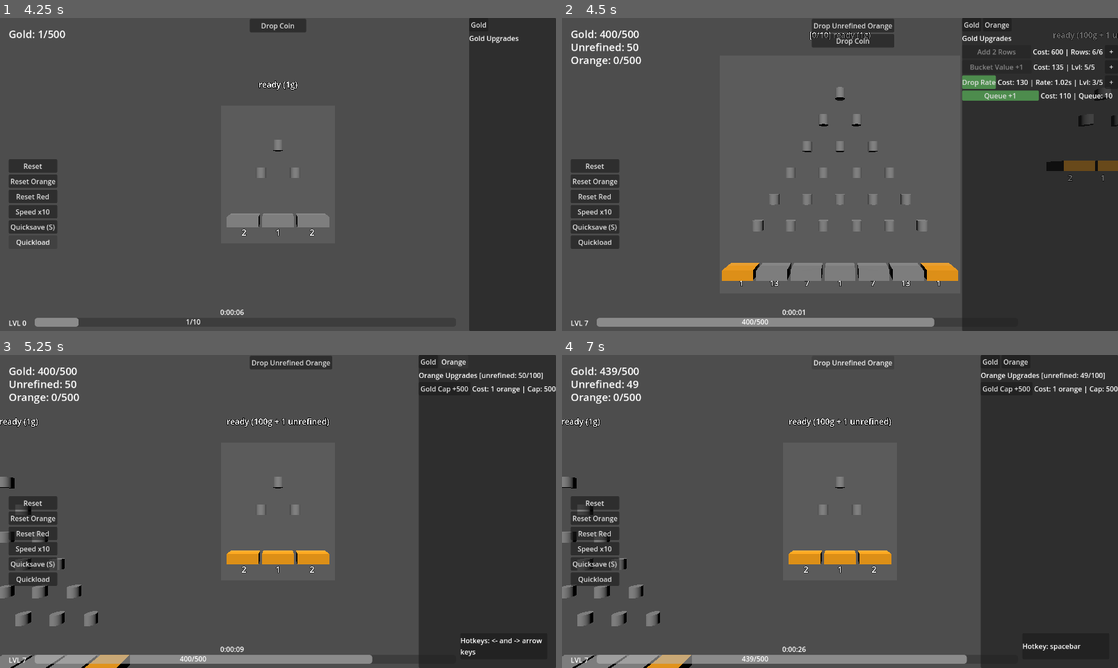
Above: before the commit, frames 1-4 (two rows, left to right).
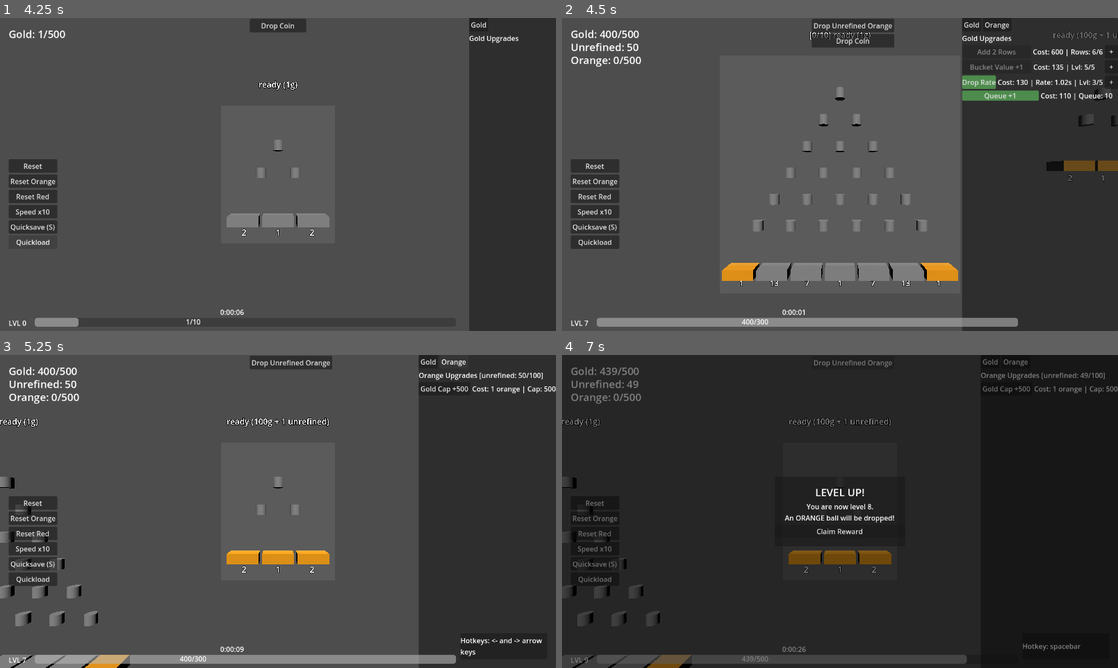
Above: after the commit, the same moments.

Repository: kjbrown-sandbox/pleenko
Game: Godot game, scene res://scenes/main.tscn
The game is run twice, just before and just after one commit, with the same random seed, the same clock (stepped at 60 frames per second) and the same inputs.
Inputs (mouse positions are in pixels of both pictures, inside the frame that each line leads up to):
- Up to frame 1 (4.25 s): tap Enter at 0.5 s; move the mouse to (400, 158) at 0.52 s; hold Right 0.53-1.25 s; hold Space (drop_coin) 0.53-1.25 s; click (400, 158) at 0.67 s; click "Gold" at 1.25 s; click "Speed x10" at 2 s; click "Drop Coin" at 2.75 s; click "Reset" at 3.5 s
- Up to frame 2 (4.5 s): click "Reset Orange" at 4.25 s
- Up to frame 3 (5.25 s): click "Orange" at 5 s
- Up to frame 4 (7 s): click "Gold Cap +500" at 5.75 s; click "Drop Unrefined Orange" at 6.5 s

Frame 1 is identical in both runs. In frame 2, 0.4% of the frame differs, in the area x 35-82%, y 95-99%; in frame 3, 0.4%; in frame 4, 74%, in the area x 0-100%, y 0-100%.

Commit message:
Add orange and unrefined caps with upgrade options; enhance coin drop feedback

Diff:
--- a/scripts/main.gd
+++ b/scripts/main.gd
@@ -19,7 +19,7 @@
 
 # --- Leveling ---
 var player_level: int = 0
-const LEVEL_THRESHOLDS: Array[int] = [10, 15, 50, 100, 200, 300, 400, 500, 600, 700, 800, 900, 1000, 1250, 1500, 1750, 2000, 2500, 3000, 3500, 4000, 5000, 10000]
+const LEVEL_THRESHOLDS: Array[int] = [10, 15, 35, 55, 100, 150, 200, 300, 400, 500, 600, 700, 800, 900, 1000, 1250, 1500, 1750, 2000, 2500, 3000, 3500, 4000, 5000, 10000]
 
 # --- Row upgrade costs (delta formula: cost += delta, delta += 20) ---
 var regular_upgrade_cost: int = 6
@@ -78,11 +78,13 @@
 var orange_rate_cap_cost: int = 1
 
 # --- Currency caps ---
-var unrefined_orange_max: int = 100
+var unrefined_orange_max: int = 50
 var unrefined_red: int = 0
 var unrefined_red_max: int = 100
 var orange_coin_max: int = 500
+var orange_coin_max_up_cost: int = 1
 var red_coin_max: int = 500
+var unrefined_orange_max_up_cost: int = 1
 
 # --- Row caps (orange/red boards) ---
 var orange_row_cap: int = 8
@@ -932,6 +934,8 @@
 				ui.update_cap_state("orange_value_cap", "available" if red_coin_total >= orange_value_cap_cost else "too_expensive")
 				ui.update_cap_state("orange_rate_cap", "available" if red_coin_total >= orange_rate_cap_cost else "too_expensive")
 		PlinkoBoard.BoardType.RED:
+			_update_state("orange_coin_max_up", false, red_coin_total >= orange_coin_max_up_cost)
+			_update_state("unrefined_orange_max_up", false, red_coin_total >= unrefined_orange_max_up_cost)
 			var red_rows := red_board.num_rows if red_board else 0
 			_update_state("red_add_row", red_rows >= red_row_cap, red_coin_total >= red_upgrade_cost)
 			_update_state("red_bucket_value", red_bucket_value_level >= red_bucket_value_cap, red_coin_total >= red_bucket_value_cost)
@@ -970,8 +974,8 @@
 			entry["cap_state"] = "available" if orange_coin_total >= row_cap_cost else "too_expensive"
 		upgrades.append(entry)
 
-	# Bucket Value +1 (level 2)
-	if player_level >= 2:
+	# Bucket Value +1 (level 4)
+	if player_level >= 4:
 		var bv_state := "available"
 		if bucket_value_level >= bucket_value_cap:
 			bv_state = "maxed"
@@ -989,8 +993,8 @@
 			entry["cap_state"] = "available" if orange_coin_total >= value_cap_cost else "too_expensive"
 		upgrades.append(entry)
 
-	# Drop Rate (level 3)
-	if player_level >= 3:
+	# Drop Rate (level 2)
+	if player_level >= 2:
 		var dr_state := "available"
 		if drop_rate_level >= drop_rate_cap:
 			dr_state = "maxed"
@@ -1008,8 +1012,8 @@
 			entry["cap_state"] = "available" if orange_coin_total >= rate_cap_cost else "too_expensive"
 		upgrades.append(entry)
 
-	# Queue +1 (level 5)
-	if player_level >= 5:
+	# Queue +1 (level 7)
+	if player_level >= 7:
 		var q_state := "available" if coin_total >= gold_queue_up_cost else "too_expensive"
 		upgrades.append({
 			"action": "gold_queue_up",
@@ -1031,8 +1035,8 @@
 		"state": "available" if orange_coin_total >= coin_max_up_cost else "too_expensive",
 	})
 
-	# Add 2 Rows (level 8)
-	if player_level >= 8:
+	# Add 2 Rows (level 10)
+	if player_level >= 10:
 		var row_state := "available"
 		if orange_board and orange_board.num_rows >= orange_row_cap:
 			row_state = "maxed"
@@ -1051,8 +1055,8 @@
 			entry["cap_state"] = "available" if red_coin_total >= orange_row_cap_cost else "too_expensive"
 		upgrades.append(entry)
 
-	# Bucket Value +1 (level 9)
-	if player_level >= 9:
+	# Bucket Value +1 (level 12)
+	if player_level >= 12:
 		var bv_state := "available"
 		if orange_bucket_value_level >= orange_bucket_value_cap:
 			bv_state = "maxed"
@@ -1070,8 +1074,8 @@
 			entry["cap_state"] = "available" if red_coin_total >= orange_value_cap_cost else "too_expensive"
 		upgrades.append(entry)
 
-	# Drop Rate (level 10)
-	if player_level >= 10:
+	# Drop Rate (level 11)
+	if player_level >= 11:
 		var dr_state := "available"
 		if orange_drop_rate_level >= orange_drop_rate_cap:
 			dr_state = "maxed"
@@ -1089,8 +1093,8 @@
 			entry["cap_state"] = "available" if red_coin_total >= orange_rate_cap_cost else "too_expensive"
 		upgrades.append(entry)
 
-	# Queue +1 (level 12)
-	if player_level >= 12:
+	# Queue +1 (level 14)
+	if player_level >= 14:
 		var q_state := "available" if orange_coin_total >= orange_queue_up_cost else "too_expensive"
 		upgrades.append({
 			"action": "orange_queue_up",
@@ -1099,8 +1103,8 @@
 			"state": q_state,
 		})
 
-	# Autodropper (level 13)
-	if player_level >= 13:
+	# Autodropper (level 15)
+	if player_level >= 15:
 		var ad_state := "available"
 		if autodropper_level >= autodropper_cap:
 			ad_state = "maxed"
@@ -1120,6 +1124,22 @@
 func _red_upgrades() -> Array[Dictionary]:
 	var upgrades: Array[Dictionary] = []
 
+	# Orange Cap +500 (always available)
+	upgrades.append({
+		"action": "orange_coin_max_up",
+		"label": "Orange Cap +500",
+		"cost_text": "Cost: " + str(orange_coin_max_up_cost) + " red | Cap: " + str(orange_coin_max),
+		"state": "available" if red_coin_total >= orange_coin_max_up_cost else "too_expensive",
+	})
+
+	# Unrefined Cap +50 (always available)
+	upgrades.append({
+		"action": "unrefined_orange_max_up",
+		"label": "Unrefined Cap +50",
+		"cost_text": "Cost: " + str(unrefined_orange_max_up_cost) + " red | Cap: " + str(unrefined_orange_max),
+		"state": "available" if red_coin_total >= unrefined_orange_max_up_cost else "too_expensive",
+	})
+
 	# Add Row (always available)
 	var row_state := "available"
 	if red_board and red_board.num_rows >= red_row_cap:
@@ -1133,8 +1153,8 @@
 		"state": row_state,
 	})
 
-	# Bucket Value +1 (level 16)
-	if player_level >= 16:
+	# Bucket Value +1 (level 19)
+	if player_level >= 19:
 		var bv_state := "available"
 		if red_bucket_value_level >= red_bucket_value_cap:
 			bv_state = "maxed"
@@ -1147,8 +1167,8 @@
 			"state": bv_state,
 		})
 
-	# Drop Rate (level 17)
-	if player_level >= 17:
+	# Drop Rate (level 18)
+	if player_level >= 18:
 		var dr_state := "available"
 		if red_drop_rate_level >= red_drop_rate_cap:
 			dr_state = "maxed"
@@ -1161,8 +1181,8 @@
 			"state": dr_state,
 		})
 
-	# Queue +1 (level 18)
-	if player_level >= 18:
+	# Queue +1 (level 20)
+	if player_level >= 20:
 		var q_state := "available" if red_coin_total >= red_queue_up_cost else "too_expensive"
 		upgrades.append({
 			"action": "red_queue_up",
@@ -1218,6 +1238,10 @@
 			_buy_orange_value_cap()
 		"orange_rate_cap":
 			_buy_orange_rate_cap()
+		"orange_coin_max_up":
+			_buy_orange_coin_max_up()
+		"unrefined_orange_max_up":
+			_buy_unrefined_orange_max_up()
 
 	_refresh_upgrade_panel()
 
@@ -1347,6 +1371,32 @@
 	coin_max += 500
 	coin_max_up_cost += 1
 	ui.update_orange_coins(orange_coin_total, orange_coin_max)
+
+
+# === Orange Cap +500 (red currency, red panel) ===
+
+func _buy_orange_coin_max_up() -> void:
+	if red_coin_total < orange_coin_max_up_cost:
+		return
+
+	red_coin_total -= orange_coin_max_up_cost
+	orange_coin_max += 500
+	orange_coin_max_up_cost += 1
+	ui.update_red_coins(red_coin_total, red_coin_max)
+	ui.update_orange_coins(orange_coin_total, orange_coin_max)
+
+
+# === Unrefined Cap +50 (red currency, red panel) ===
+
+func _buy_unrefined_orange_max_up() -> void:
+	if red_coin_total < unrefined_orange_max_up_cost:
+		return
+
+	red_coin_total -= unrefined_orange_max_up_cost
+	unrefined_orange_max += 50
+	unrefined_orange_max_up_cost += 1
+	ui.update_red_coins(red_coin_total, red_coin_max)
+	_refresh_upgrade_header()
 
 
 # === Orange board upgrades ===
@@ -1527,44 +1577,50 @@
 			message = "You have unlocked the shop."
 			action = "shop"
 		2:
-			message = "You have unlocked Bucket Value in the shop."
+			message = "You have unlocked Drop Rate in the shop."
 		3:
-			message = "You have unlocked Drop Rate in the shop."
-		4:
 			message = "An ORANGE ball will be dropped!"
 			action = "orange_ball"
+		4:
+			message = "You have unlocked Bucket Value in the shop."
 		5:
-			message = "You have unlocked Queue in the shop."
+			message = "An ORANGE ball will be dropped!"
+			action = "orange_ball"
 		6:
 			message = "An ORANGE ball will be dropped!"
 			action = "orange_ball"
 		7:
+			message = "You have unlocked Queue in the shop."
+		8:
+			message = "An ORANGE ball will be dropped!"
+			action = "orange_ball"
+		9:
 			message = "You have unlocked Orange Buckets!"
 			action = "orange_buckets"
-		8:
+		10:
 			message = "You have unlocked Add 2 Rows for Orange."
-		9:
+		11:
+			message = "You have unlocked Drop Rate for Orange."
+		12:
 			message = "You have unlocked Bucket Value for Orange."
-		10:
-			message = "You have unlocked Drop Rate for Orange."
-		11:
+		13:
 			message = "A RED coin will be dropped on the Orange board!"
 			action = "red_coin"
-		12:
+		14:
 			message = "You have unlocked Queue for Orange."
-		13:
+		15:
 			message = "You have unlocked Autodropper in the shop."
-		14:
+		16:
 			message = "A RED coin will be dropped on the Orange board!"
 			action = "red_coin"
-		15:
+		17:
 			message = "You have unlocked Red Buckets on the Orange board!"
 			action = "red_buckets"
-		16:
+		18:
+			message = "You have unlocked Drop Rate for Red."
+		19:
 			message = "You have unlocked Bucket Value for Red."
-		17:
-			message = "You have unlocked Drop Rate for Red."
-		18:
+		20:
 			message = "You have unlocked Queue for Red."
 		_:
 			message = "Keep going!"
@@ -1873,6 +1929,11 @@
 		"orange_row_cap_cost": orange_row_cap_cost,
 		"orange_value_cap_cost": orange_value_cap_cost,
 		"orange_rate_cap_cost": orange_rate_cap_cost,
+		# Orange/unrefined caps (red-bought)
+		"orange_coin_max": orange_coin_max,
+		"orange_coin_max_up_cost": orange_coin_max_up_cost,
+		"unrefined_orange_max": unrefined_orange_max,
+		"unrefined_orange_max_up_cost": unrefined_orange_max_up_cost,
 		# Cooldown times
 		"gold_cooldown_time": gold_cooldown_time,
 		"orange_cooldown_time": orange_cooldown_time,
@@ -2001,6 +2062,11 @@
 	orange_row_cap_cost = int(data.get("orange_row_cap_cost", orange_row_cap_cost))
 	orange_value_cap_cost = int(data.get("orange_value_cap_cost", orange_value_cap_cost))
 	orange_rate_cap_cost = int(data.get("orange_rate_cap_cost", orange_rate_cap_cost))
+
+	orange_coin_max = int(data.get("orange_coin_max", orange_coin_max))
+	orange_coin_max_up_cost = int(data.get("orange_coin_max_up_cost", orange_coin_max_up_cost))
+	unrefined_orange_max = int(data.get("unrefined_orange_max", 100))
+	unrefined_orange_max_up_cost = int(data.get("unrefined_orange_max_up_cost", unrefined_orange_max_up_cost))
 
 	orange_bucket_value_cost = int(data.get("orange_bucket_value_cost", orange_bucket_value_cost))
 	orange_bucket_value_delta = int(data.get("orange_bucket_value_delta", orange_bucket_value_delta))
--- a/scripts/plinko_board.gd
+++ b/scripts/plinko_board.gd
@@ -147,7 +147,11 @@
 	# Add coin to the scene tree (parent will be the scene root)
 	get_tree().root.add_child(coin)
 
-	coin.landed.connect(func(_value: int): coin_landed.emit(reward, b_type))
+	coin.landed.connect(func(_value: int):
+		coin_landed.emit(reward, b_type)
+		if value_multiplier > 1:
+			_show_floating_text(col_index, value_multiplier, reward)
+	)
 	coin.animate(waypoints, reward)
 
 	return true
@@ -284,3 +288,22 @@
 	if board_type == BoardType.GOLD and _bucket_type(index) == BucketType.RED:
 		return 1
 	return _display_value(index)
+
+
+func _show_floating_text(bucket_index: int, multiplier: int, reward: int) -> void:
+	var label := Label3D.new()
+	label.text = "x" + str(multiplier) + " = " + str(reward)
+	label.font_size = 40
+	label.position = _bucket_position(bucket_index) + Vector3(0.0, 0.3, 0.05)
+	label.modulate = Color(1, 1, 1, 1)
+
+	# Tint red for high multipliers (unrefined red)
+	if multiplier >= 9:
+		label.modulate = Color(1, 0.3, 0.3, 1)
+
+	board.add_child(label)
+
+	var tween := create_tween()
+	tween.tween_property(label, "position:y", label.position.y + 1.5, 1.2)
+	tween.parallel().tween_property(label, "modulate:a", 0.0, 0.6).set_delay(0.6)
+	tween.tween_callback(label.queue_free)
